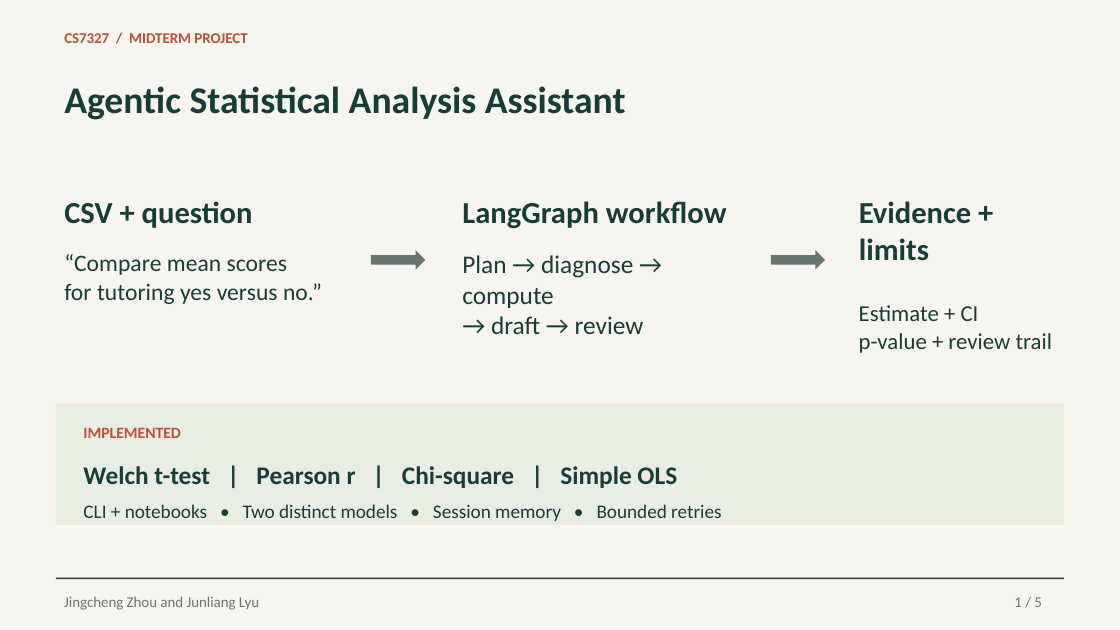
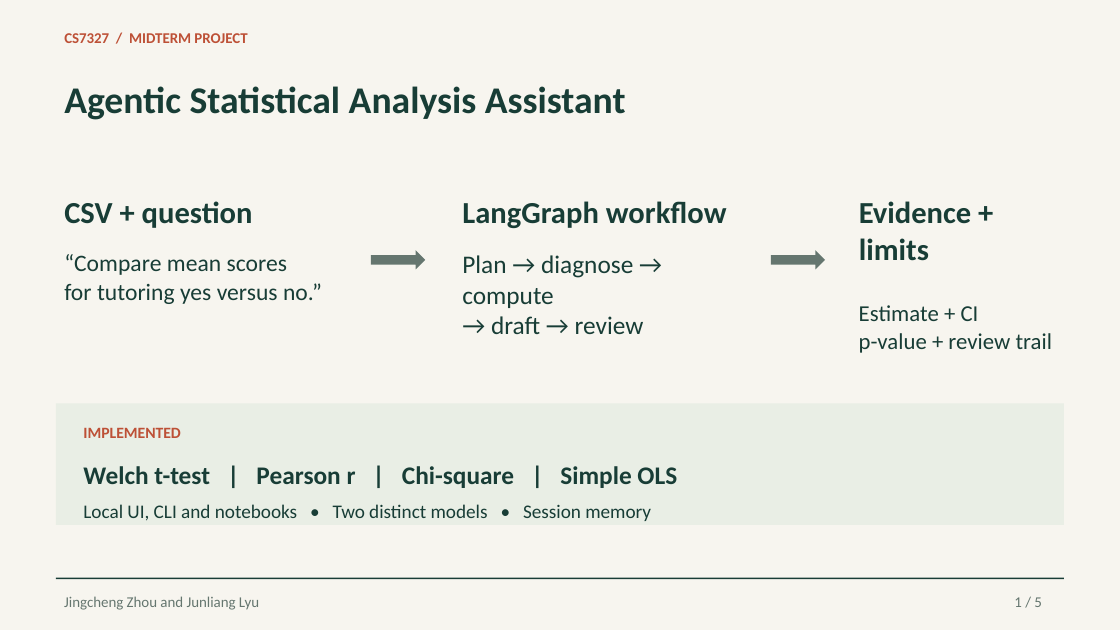
Before and after one commit to thisisbread1999/statistical-analysis-assistant, a slide deck: slide 1 of assignments/2026-10-12/midterm/Midterm_Presentation_Final.pptx. Drawn at 1120x630 pixels with LibreOffice and Linux fonts; fonts in the diff are those of the drawing. Boxes give left, top, right and bottom in pixels: in the first picture for what was removed or moved away, otherwise in the second. Text is boxed around its words. In the diff, an @@ line names an element or a change of style, - is before the commit and + after.

```diff
--- a/assignments/2026-10-12/midterm/Midterm_Presentation_Final.pptx
+++ b/assignments/2026-10-12/midterm/Midterm_Presentation_Final.pptx
@@ text at bbox=[83, 504, 651, 521]: text changed @@
-CLI + notebooks • Two distinct models • Session memory • Bounded retries
+Local UI, CLI and notebooks • Two distinct models • Session memory
```
Also in this commit, not shown: 3 other slides changed, 3 other files.
